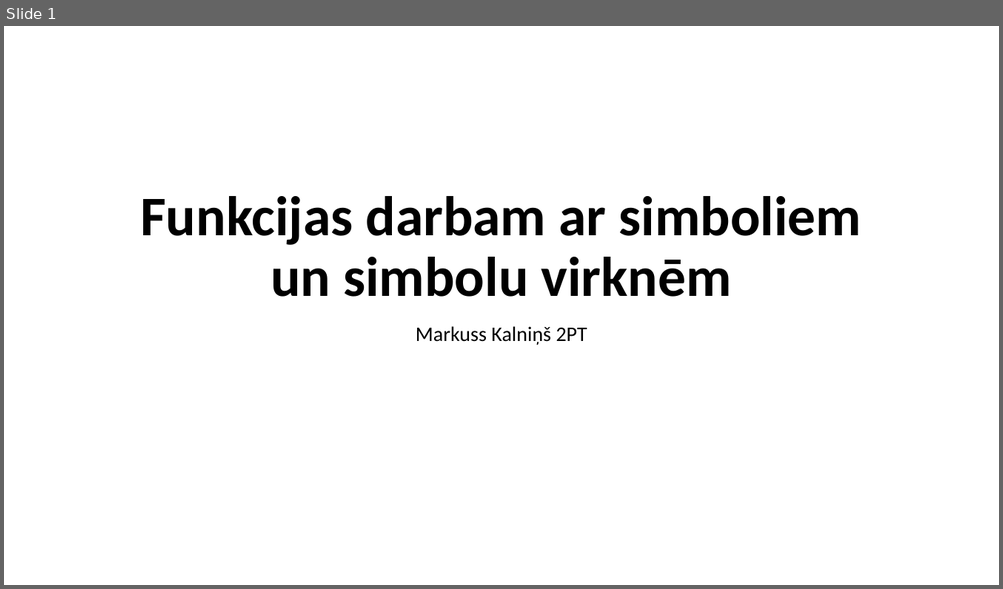
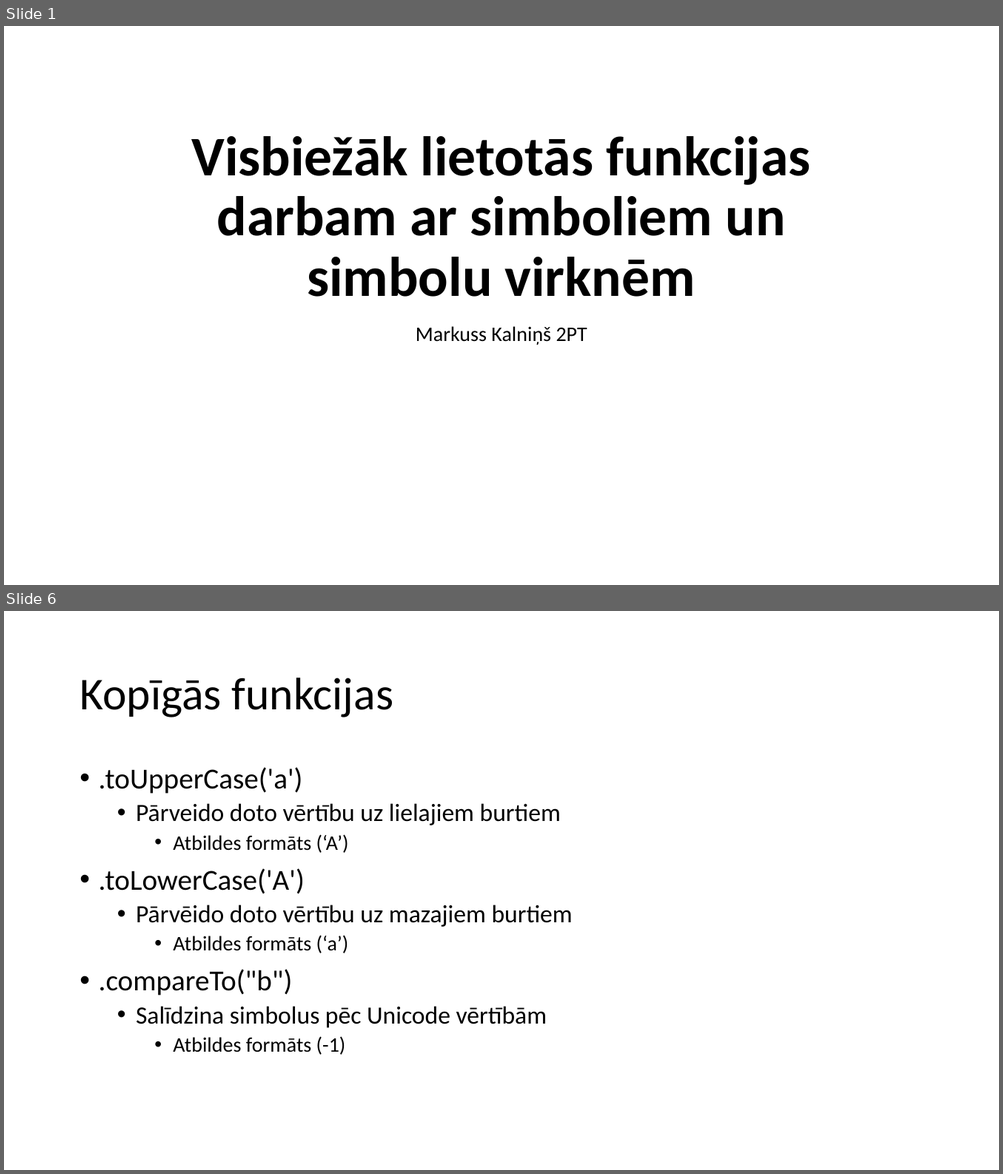
Before and after one commit to minime556/Eksamens, a slide deck: MacibuMaterialsProgEks.pptx. Shown one above the other, each under a label of ours: slide 1 before the commit, slides 1 and 6 after it; the slides between them are not shown. The pictures are 1003x589 and 1003x1174 pixels, drawn with LibreOffice and Linux fonts; fonts in the diff are those of the drawing. Boxes give left, top, right and bottom in pixels: in the first picture for what was removed or moved away, otherwise in the second. Text is boxed around its words. In the diff, an @@ line names an element or a change of style, - is before the commit and + after.

```diff
--- a/MacibuMaterialsProgEks.pptx
+++ b/MacibuMaterialsProgEks.pptx
@@ slide 6 added at (4,611,999,1170), background #FFFFFF @@
@@ title added at (79,678,393,718), 44 pt, text #000000 @@
+Kopīgās funkcijas
@@ text added at (99,767,572,1055), 24 pt, text #000000 @@
+• .toUpperCase('a')
+  • Pārveido doto vērtību uz lielajiem burtiem
+    • Atbildes formāts (‘A’)
+• .toLowerCase('A')
+  • Pārvēido doto vērtību uz mazajiem burtiem
+    • Atbildes formāts (‘a’)
+• .compareTo("b")
+  • Salīdzina simbolus pēc Unicode vērtībām
+    • Atbildes formāts (-1)
@@ slide 1 changed as well @@
@@ title at (191,136,810,297): text changed @@
-Funkcijas darbam ar simboliem un simbolu virknēm
+Visbiežāk lietotās funkcijas darbam ar simboliem un simbolu virknēm
```
Also in this commit, not shown: 9 other slides added, 1 slide removed.
